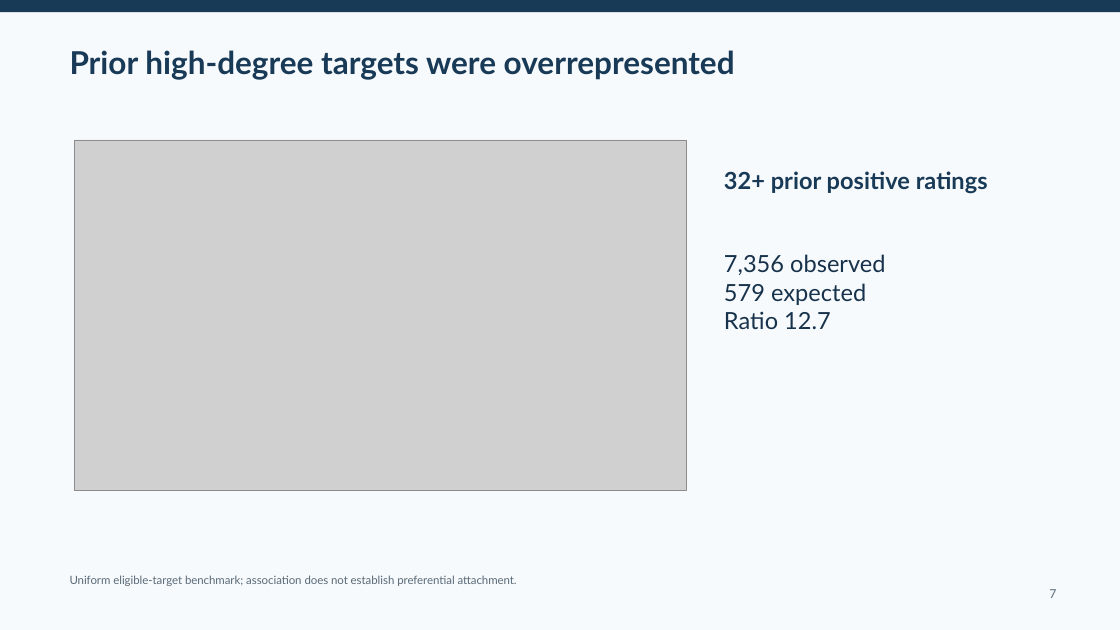
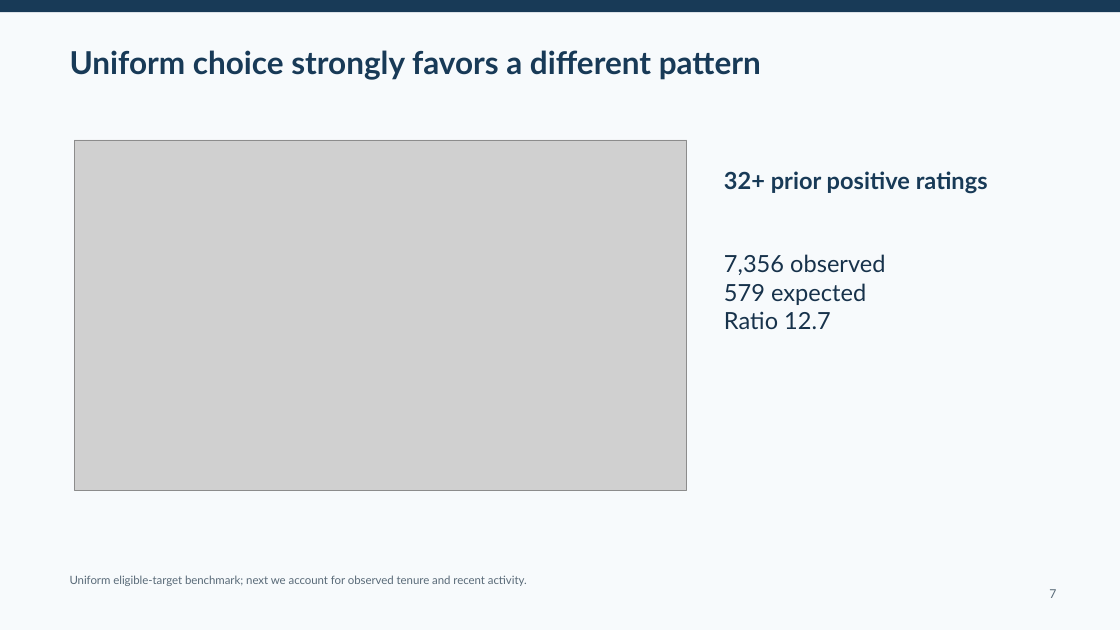
Before and after one commit to O-2wice/bitcoin-otc-trust-network-science, a slide deck: slide 7 of presentation/bitcoin_otc_network_science.pptx. Drawn at 1120x630 pixels with LibreOffice and Linux fonts; fonts in the diff are those of the drawing; grey boxes stand for pictures. Boxes give left, top, right and bottom in pixels: in the first picture for what was removed or moved away, otherwise in the second. Text is boxed around its words. In the diff, an @@ line names an element or a change of style, - is before the commit and + after.

Commit message:
Add matched target choice and structural null checks

```diff
--- a/presentation/bitcoin_otc_network_science.pptx
+++ b/presentation/bitcoin_otc_network_science.pptx
@@ text at <box>70,50,761,80</box>: text changed @@
-Prior high-degree targets were overrepresented
+Uniform choice strongly favors a different pattern
@@ text at <box>70,575,527,586</box>: text changed @@
-Uniform eligible-target benchmark; association does not establish preferential attachment.
+Uniform eligible-target benchmark; next we account for observed tenure and recent activity.
```
Also in this commit, not shown: 4 other slides changed, 2 slides added, 16 other files.
